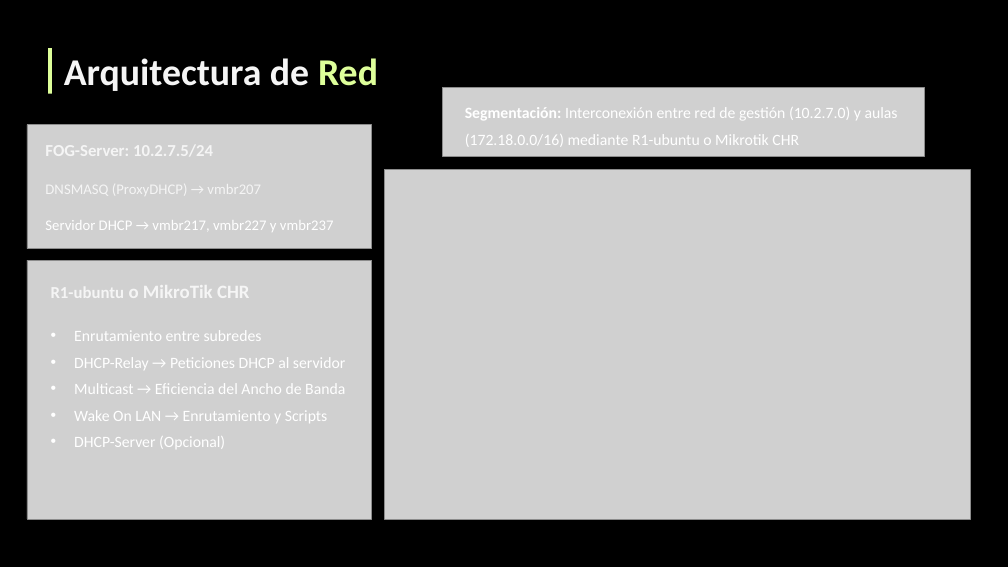
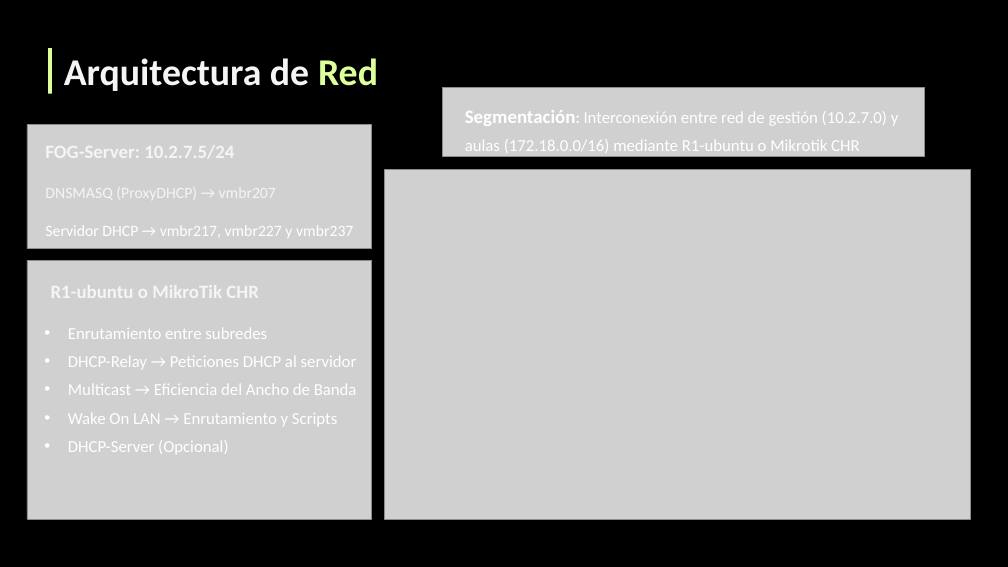
Before and after one commit to cristobal90palma/fog_project_2ASIR_2025-26, a slide deck: slide 5 of Documentación/Presentación.pptx. Drawn at 1008x567 pixels with LibreOffice and Linux fonts; fonts in the diff are those of the drawing; grey boxes stand for pictures. Boxes give left, top, right and bottom in pixels: in the first picture for what was removed or moved away, otherwise in the second. Text is boxed around its words. In the diff, an @@ line names an element or a change of style, - is before the commit and + after.

```diff
--- a/Documentación/Presentación.pptx
+++ b/Documentación/Presentación.pptx
@@ text "Segmentación: Interconexión entre red de ..." at (465,110,899,153): size 15 to 18 pt in "Segmentación:"; size 15 to 16 pt in "Interconexión entre red de gestión (10.2.7.0) y ..." @@
@@ text "FOG-Server: 10.2.7.5/24" at (45,141,353,237): size 16 to 18 pt in "FOG-Server: 10.2.7.5/24"; size 14 to 15 pt in "DNSMASQ (ProxyDHCP) → vmbr207", "Servidor DHCP → vmbr217, vmbr227 y vmbr237" @@
@@ text "R1-ubuntu o MikroTik CHR" at (51,281,259,304): size 16 to 18 pt in "R1-ubuntu" @@
@@ text "Enrutamiento entre subredes" at (68,328,357,454): size 15 to 16 pt @@
```
Also in this commit, not shown: 9 other slides changed, 1 slide added, 2 slides removed.
